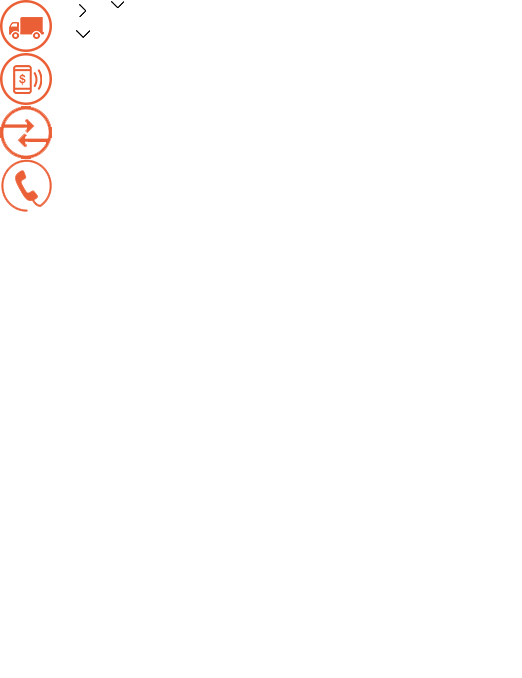
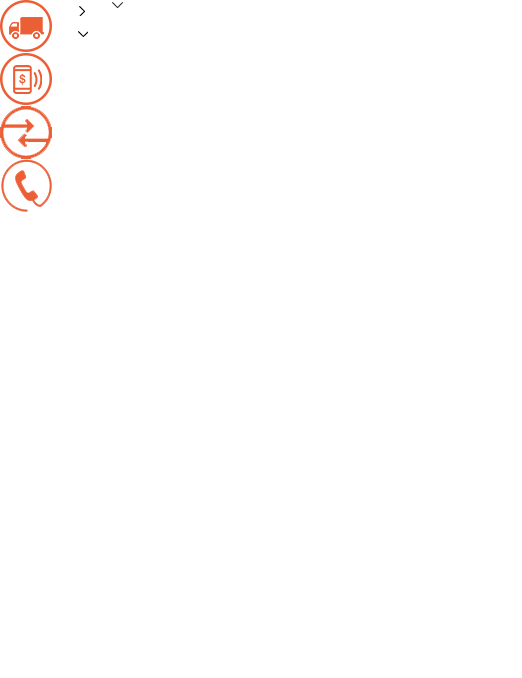
The second 522 x 678 image is a revision of the first. Changes to its layers:
added layer "Layer 1" above "118738 copy 3" over left=112, top=2, right=123, bottom=8
hid "118738 copy 3" over left=111, top=1, right=124, bottom=8
painted on "118738 copy 5" over left=76, top=30, right=90, bottom=38
painted on "118738 copy 19" over left=79, top=4, right=86, bottom=17
